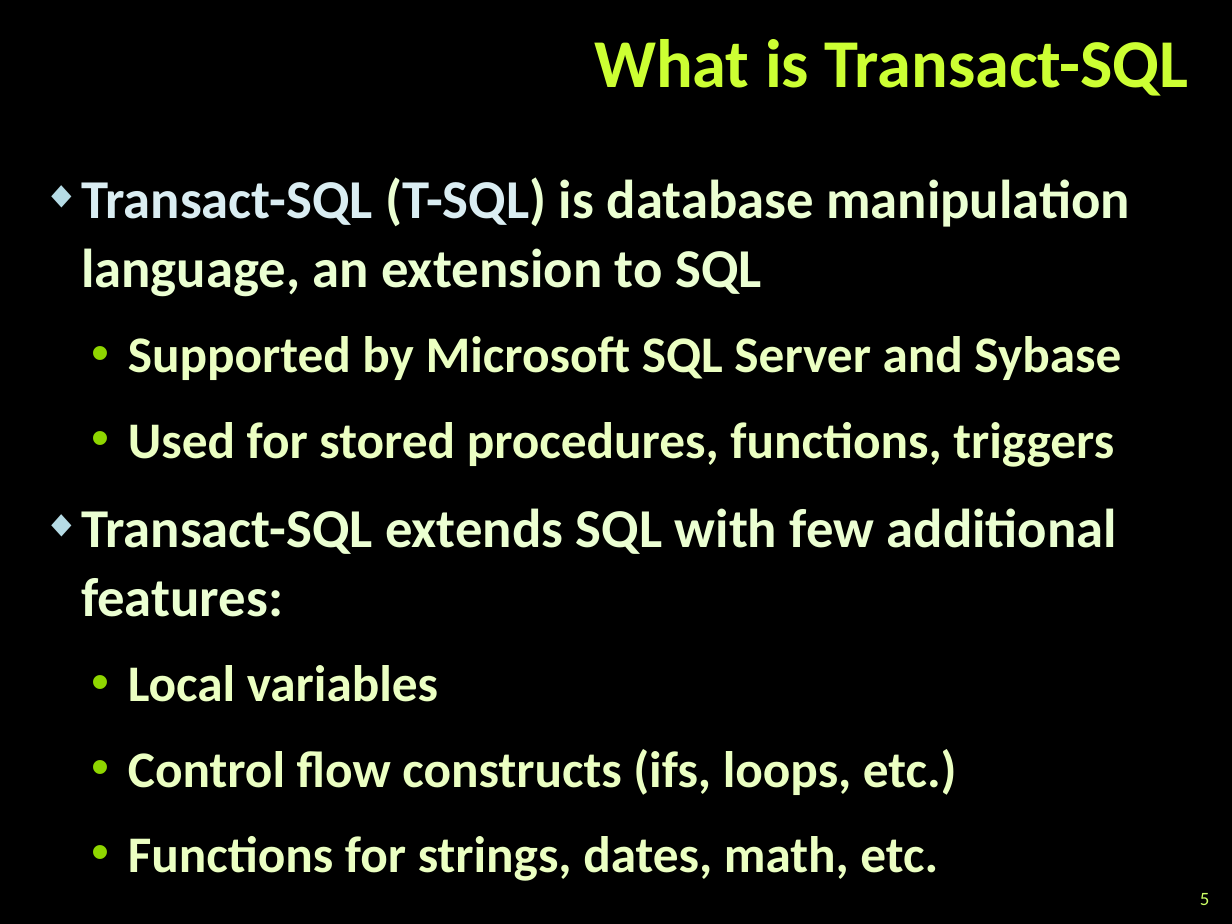
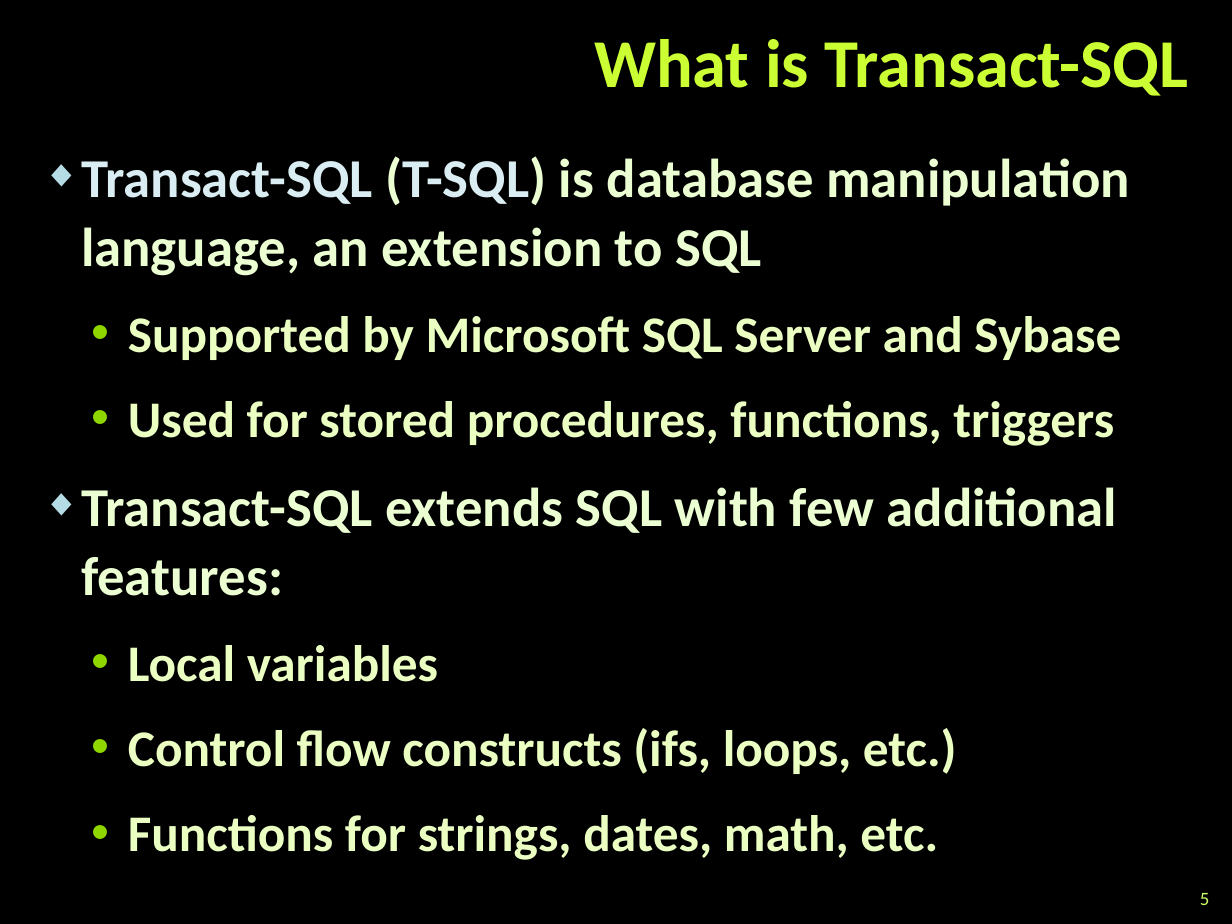
Before and after one commit to martin-nikolov/Telerik-Academy, a slide deck: slide 5 of Databases/06. Transact SQL (T-SQL)/Transact-SQL.pptx. Drawn at 1232x924 pixels with LibreOffice and Linux fonts; fonts in the diff are those of the drawing; background and template pictures are left out. Boxes give left, top, right and bottom in pixels: in the first picture for what was removed or moved away, otherwise in the second. Text is boxed around its words. In the diff, an @@ line names an element or a change of style, - is before the commit and + after.

```diff
--- a/Databases/06. Transact SQL (T-SQL)/Transact-SQL.pptx
+++ b/Databases/06. Transact SQL (T-SQL)/Transact-SQL.pptx
@@ text "Transact-SQL (T-SQL) is database manipulation ...": place and size @@
-text "Transact-SQL (T-SQL) is database manipulation ..." at (81,177,1130,881)
+text "Transact-SQL (T-SQL) is database manipulation ..." at (81,156,1130,860)
```
Also in this commit, not shown: 2 other slides changed, 4 other files.
